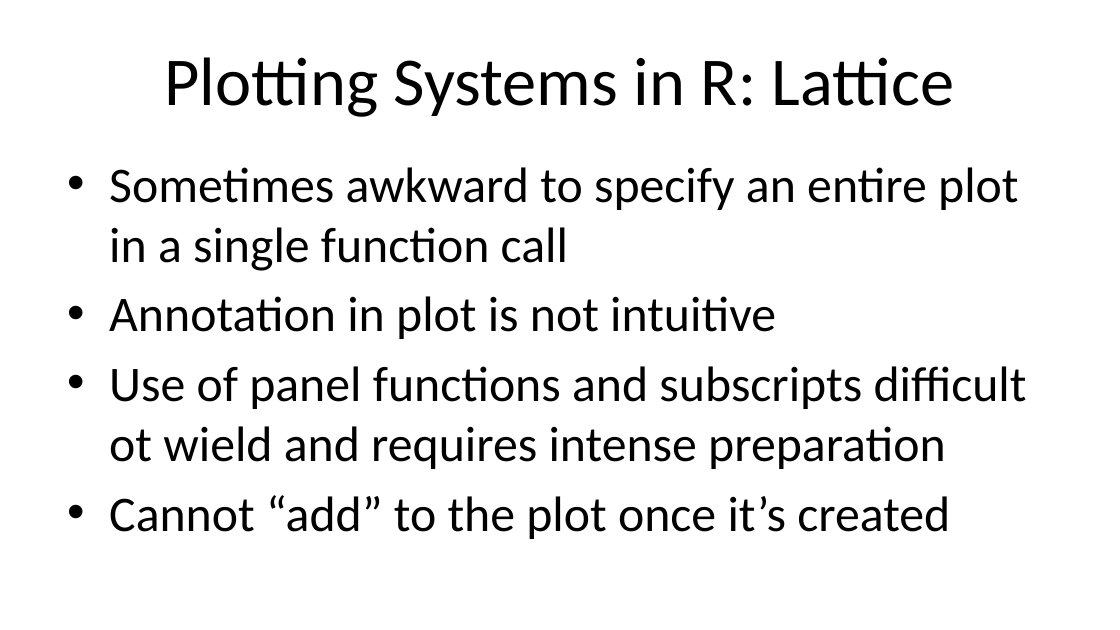
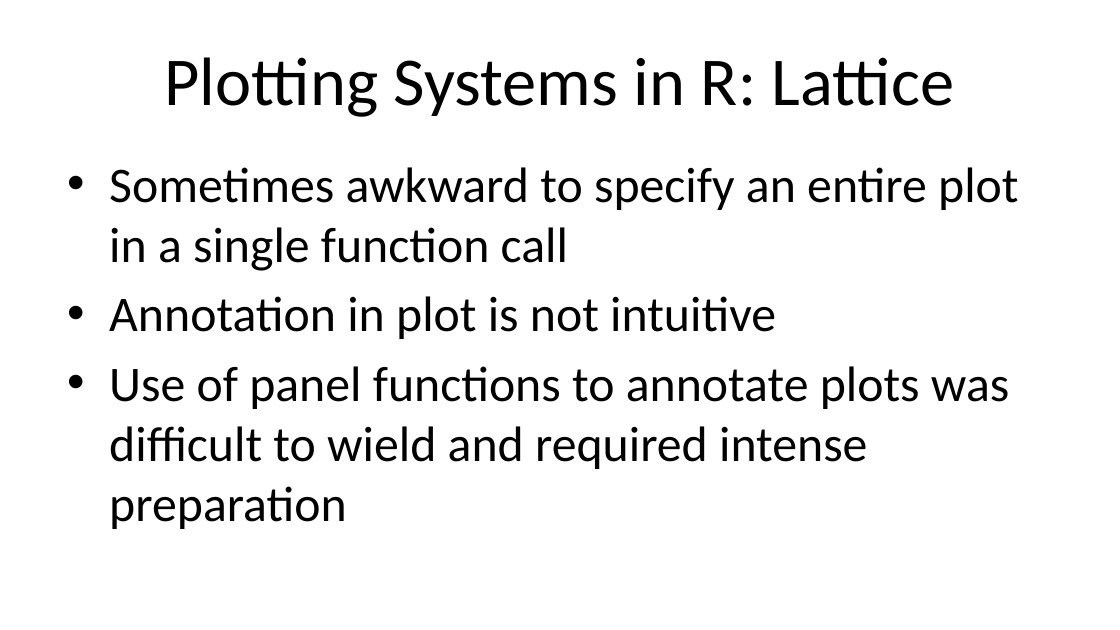
Before and after one commit to Max201510/Biostat776, a slide deck: slide 8 of notes/ggplot2_part1.pptx. Drawn at 1120x630 pixels with LibreOffice and Linux fonts; fonts in the diff are those of the drawing. Boxes give left, top, right and bottom in pixels: in the first picture for what was removed or moved away, otherwise in the second. Text is boxed around its words. In the diff, an @@ line names an element or a change of style, - is before the commit and + after.

```diff
--- a/notes/ggplot2_part1.pptx
+++ b/notes/ggplot2_part1.pptx
@@ text at (109, 366, 1009, 529): text changed @@
-• Use of panel functions and subscripts difficult ot wield and requires intense preparation
-• Cannot “add” to the plot once it’s created
+• Use of panel functions to annotate plots was difficult to wield and required intense preparation
```
Also in this commit, not shown: 7 other slides changed, 1 slide added.
